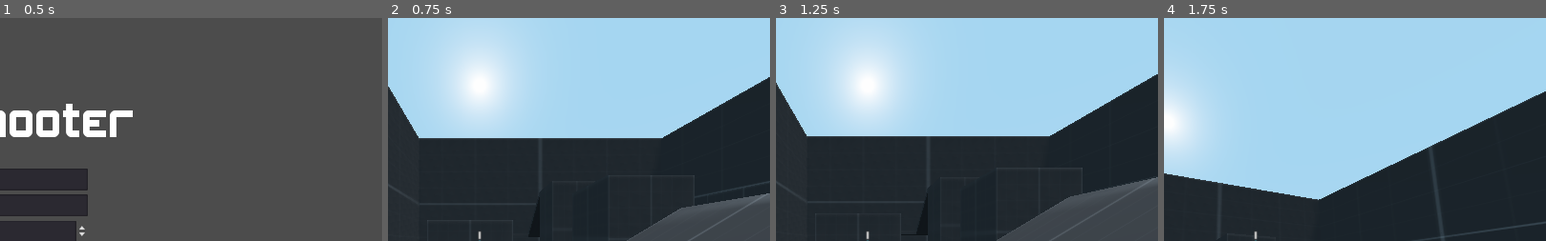
Above: before the commit, frames 1-4 (left to right).
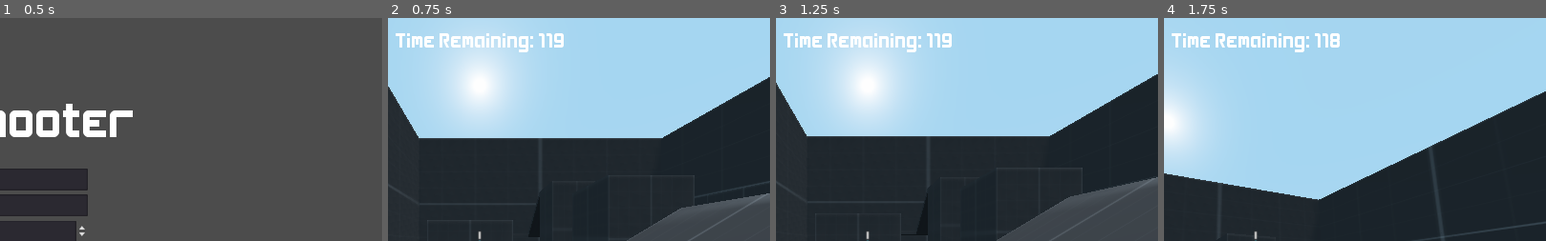
Above: after the commit, the same moments.

Repository: kdreese/godot-3D-shooter-project
Game: Godot game, scene res://src/states/Menu.tscn
Same seed, same stepped clock (60 frames per second), same inputs: the game is played once before the commit and once after it.
Inputs (mouse positions are % of the whole screen's width and height, from its top left):
- Up to frame 1 (0.5 s): no input
- Up to frame 2 (0.75 s): click "Free Play" at 0.5 s
- Up to frame 3 (1.25 s): no input
- Up to frame 4 (1.75 s): tap Enter at 1.25 s; move the mouse to (55, 50) at 1.27 s; press the mouse at (55, 50) at 1.28 s; hold W (move_forwards) from 1.28 s (still down); tap Space (jump) at 1.52 s
The pictures show only the part of the screen within x 38-88%, y 0-50%; the shares and areas given below are measured in that part.

Frame 1 is identical in both runs. In frame 2, 1.4% of the frame differs, in the area x 2-46%, y 6-16%; in frame 3, 1.4%; in frame 4, 1.4%.

Commit message:
Added initial timer implementation

Diff:
--- a/src/states/Game.gd
+++ b/src/states/Game.gd
@@ -11,6 +11,9 @@
 var target_id := 0
 # A list of all the possible spawn locations within the current level.
 var spawn_points := []
+
+# Countdown timer for match length
+var time_remaining := 120.0
 
 
 func _ready() -> void:
@@ -35,6 +38,13 @@
 func _input(event: InputEvent) -> void:
 	if event.is_action_pressed("ui_cancel"):
 		pause_menu.open_menu()
+
+
+func _process(delta: float) -> void:
+	time_remaining -= delta
+	get_node("UI/CountdownTimer").text = "Time Remaining: %d" % floor(time_remaining)
+	if time_remaining <= 0:
+		pass
 
 
 # Called when a target is destroyed.
--- a/src/states/Game.tscn
+++ b/src/states/Game.tscn
@@ -33,4 +33,11 @@
 unique_name_in_owner = true
 visible = false
 
+[node name="CountdownTimer" type="Label" parent="UI"]
+anchor_right = 1.0
+margin_top = 16.0
+margin_bottom = 32.0
+text = "Time Remaining: "
+align = 1
+
 [node name="Players" type="Node" parent="."]
